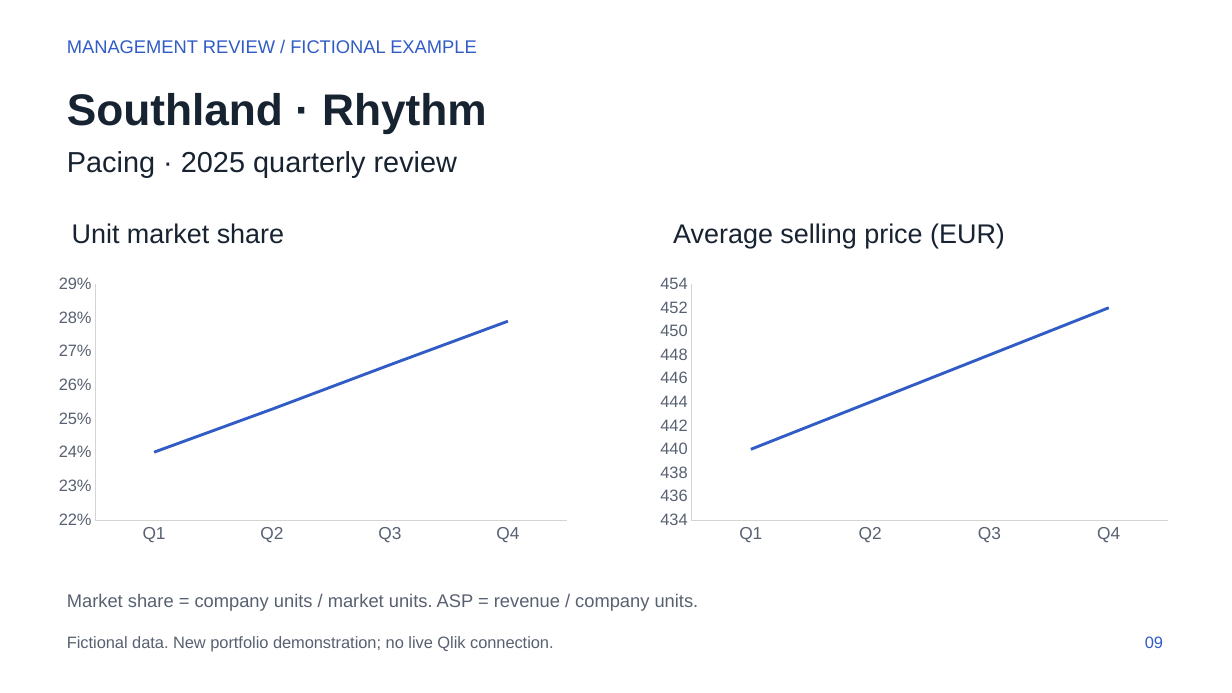
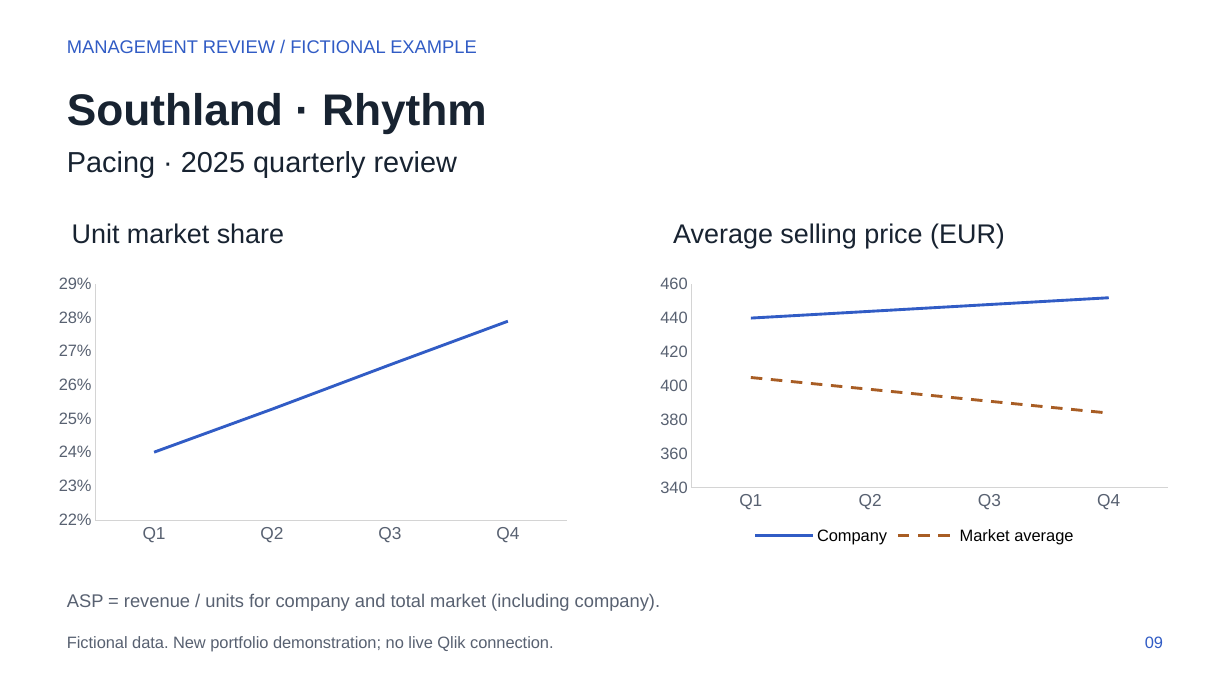
Before and after one commit to mattbang/qlik-reporting-investigation, a slide deck: slide 9 of reports/Country-Product-Report.pptx. Drawn at 1232x693 pixels with LibreOffice and Linux fonts; fonts in the diff are those of the drawing. Boxes give left, top, right and bottom in pixels: in the first picture for what was removed or moved away, otherwise in the second. Text is boxed around its words. In the diff, an @@ line names an element or a change of style, - is before the commit and + after.

Commit message:
Compare company pricing with market averages across the reporting demo

```diff
--- a/reports/Country-Product-Report.pptx
+++ b/reports/Country-Product-Report.pptx
@@ line chart at (650, 270, 1179, 549) @@
-Series 1: 440, 440, 450, 450
+Company: 440, 440, 450, 450
+Market average: 400, 400, 390, 380
@@ legend changed @@
@@ text at (67, 593, 660, 610): text changed @@
-Market share = company units / market units. ASP = revenue / company units.
+ASP = revenue / units for company and total market (including company).
```
Also in this commit, not shown: 11 other slides changed, 27 other files.
